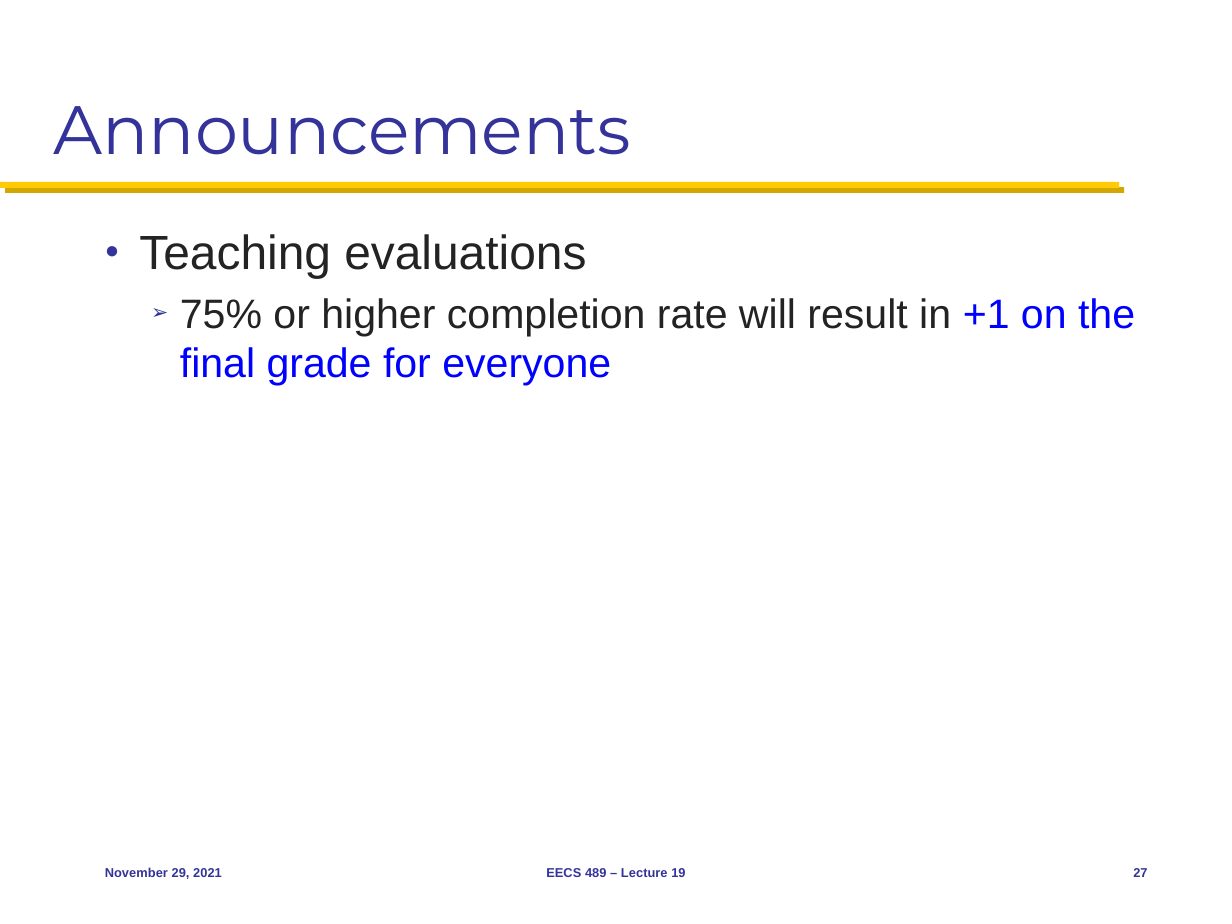
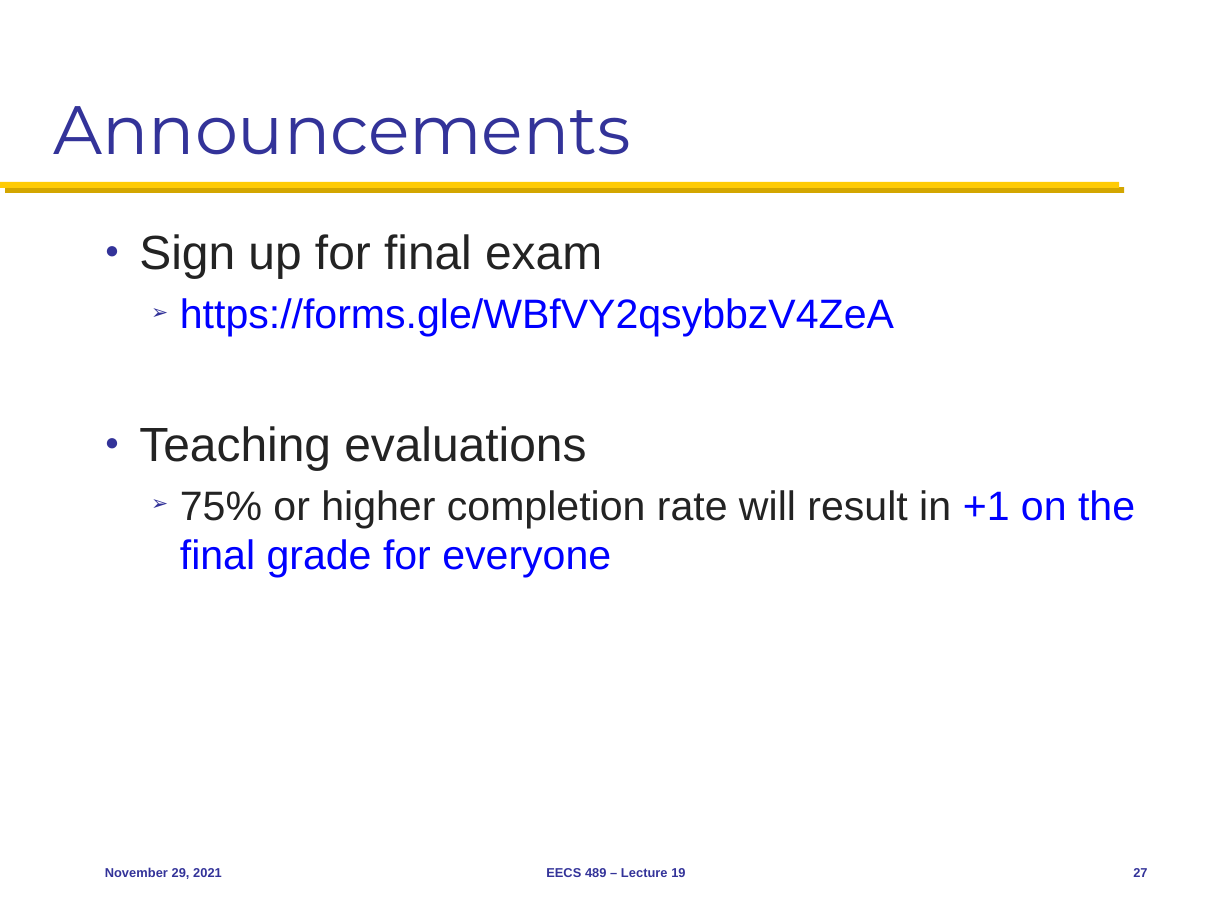
Before and after one commit to mosharaf/eecs489, a slide deck: slide 27 of Slides/112921.pptx. Drawn at 1232x924 pixels with LibreOffice and Linux fonts; fonts in the diff are those of the drawing. Boxes give left, top, right and bottom in pixels: in the first picture for what was removed or moved away, otherwise in the second. Text is boxed around its words. In the diff, an @@ line names an element or a change of style, - is before the commit and + after.

```diff
--- a/Slides/112921.pptx
+++ b/Slides/112921.pptx
@@ text at [139, 234, 894, 336]: paragraphs added @@
+● Sign up for final exam
+  ➢ https://forms.gle/WBfVY2qsybbzV4ZeA
```
Also in this commit, not shown: 3 other slides changed, 1 slide added.
